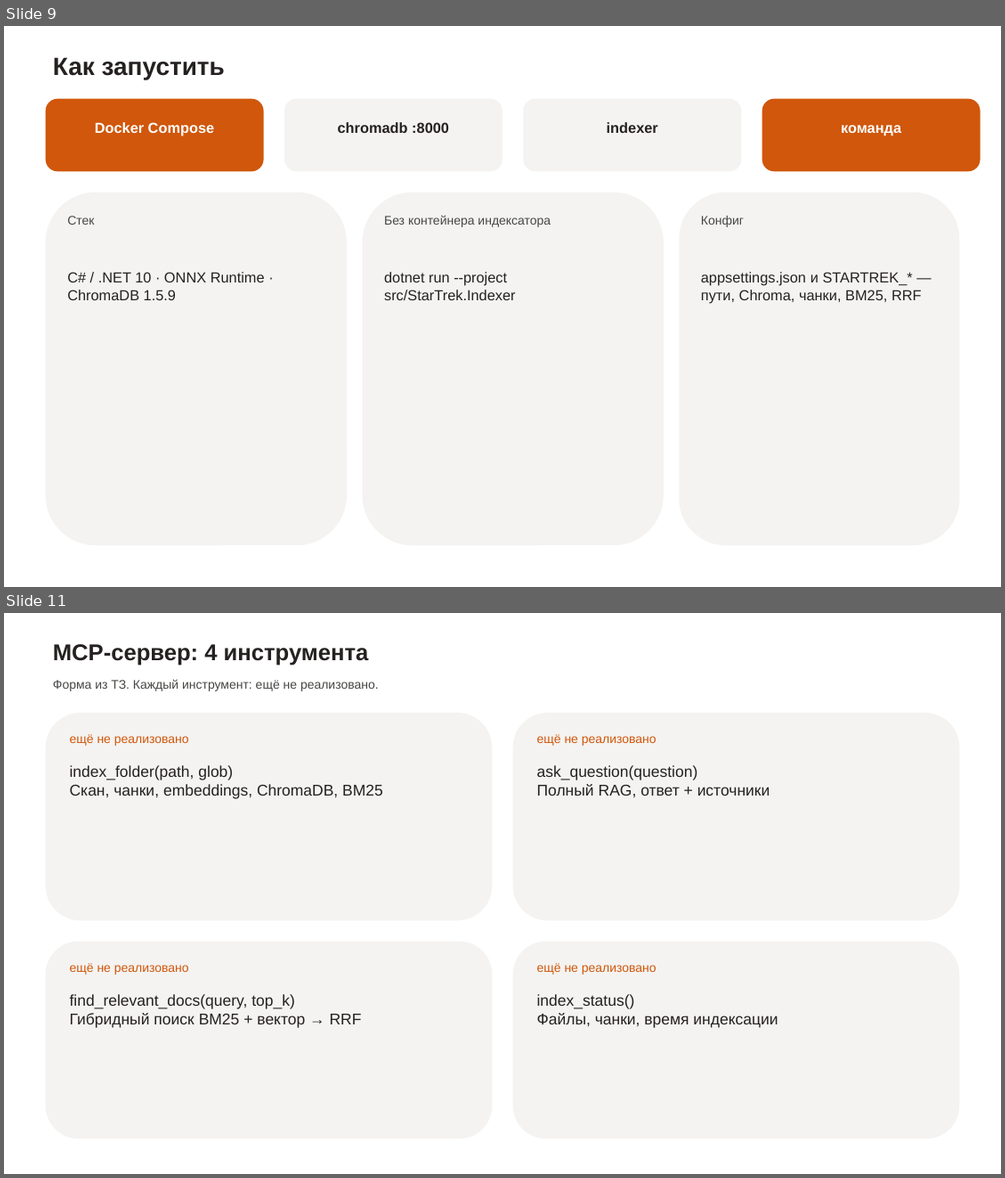
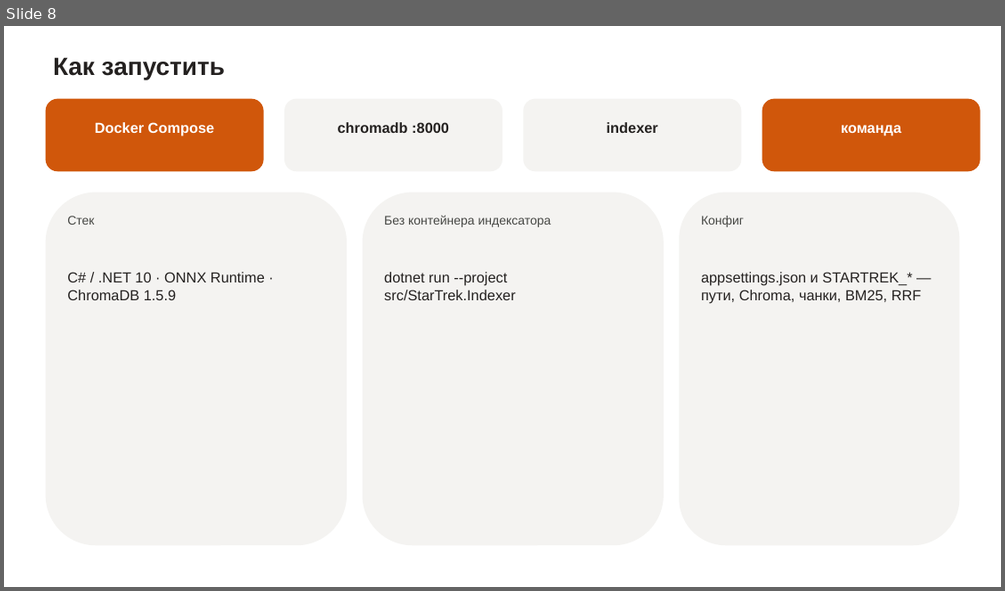
Before and after one commit to luna-pulse/MCP.RAG.StarTrek, a slide deck: Презентация_ВасильеваОВ.pptx. Shown one above the other, each under a label of ours: slides 9 and 11 before the commit, slide 8 after it; the slides between them are not shown. The pictures are 1005x1178 and 1005x591 pixels, drawn with LibreOffice and Linux fonts; fonts in the diff are those of the drawing. Boxes give left, top, right and bottom in pixels: in the first picture for what was removed or moved away, otherwise in the second. Text is boxed around its words. In the diff, an @@ line names an element or a change of style, - is before the commit and + after.

```diff
--- a/Презентация_ВасильеваОВ.pptx
+++ b/Презентация_ВасильеваОВ.pptx
@@ slide 11 removed at [4, 613, 1001, 1174], background #FFFFFF @@
@@ text removed at [53, 644, 369, 666] @@
-MCP-сервер: 4 инструмента
@@ text removed at [53, 679, 379, 691] @@
-Форма из ТЗ. Каждый инструмент: ещё не реализовано.
@@ rounded rectangle removed at [46, 713, 493, 920] @@
@@ rounded rectangle removed at [513, 713, 960, 920] @@
@@ text removed at [70, 734, 189, 746] @@
-ещё не реализовано
@@ text removed at [537, 734, 656, 746] @@
-ещё не реализовано
@@ text removed at [70, 765, 383, 799] @@
-index_folder(path, glob)
-Скан, чанки, embeddings, ChromaDB, BM25
@@ text removed at [537, 765, 770, 798] @@
-ask_question(question)
-Полный RAG, ответ + источники
@@ rounded rectangle removed at [46, 941, 493, 1139] @@
@@ rounded rectangle removed at [513, 941, 960, 1139] @@
@@ text removed at [70, 963, 189, 974] @@
-ещё не реализовано
@@ text removed at [537, 963, 656, 974] @@
-ещё не реализовано
@@ text removed at [70, 994, 362, 1028] @@
-find_relevant_docs(query, top_k)
-Гибридный поиск BM25 + вектор → RRF
@@ text removed at [537, 994, 777, 1028] @@
-index_status()
-Файлы, чанки, время индексации
@@ what was slide 9 is now slide 8 @@
@@ slide 8 changed as well @@
@@ proportions changed in 3 elements at [46, 192, 348, 545], [362, 192, 663, 545], [680, 192, 960, 545] @@
```
Also in this commit, not shown: 9 other slides changed, 4 slides added, 3 other slides removed.
